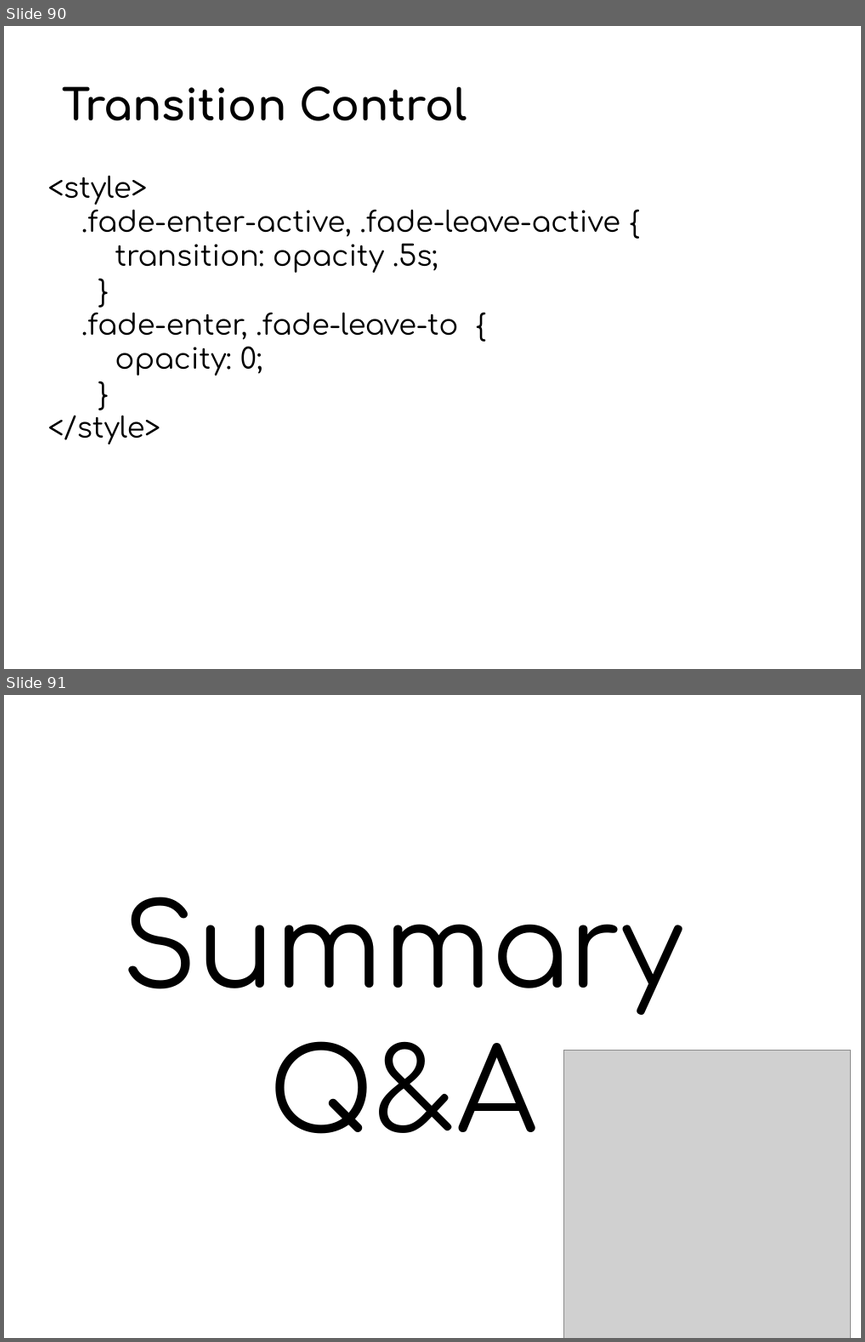
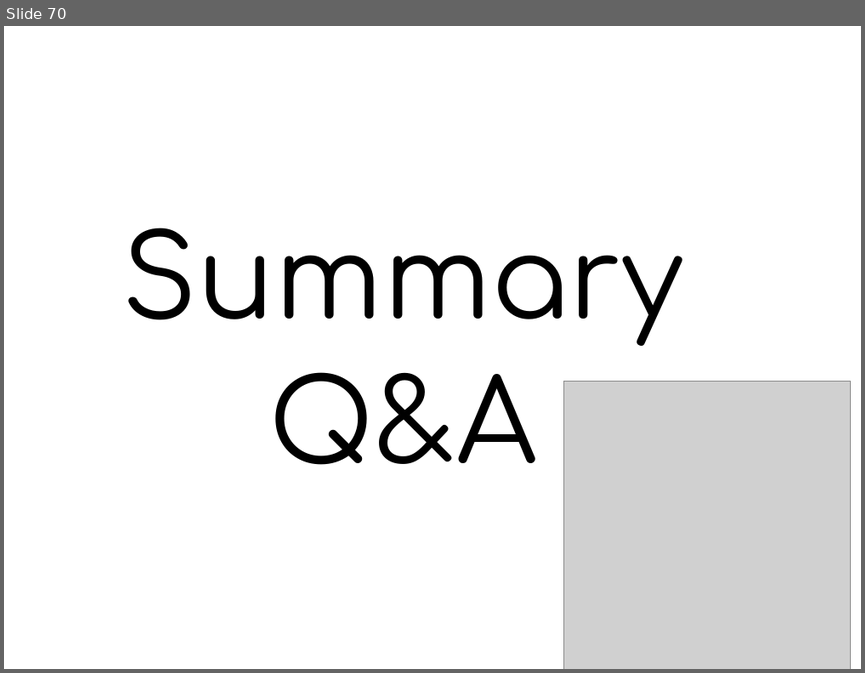
Before and after one commit to auzadventure/vue-beginner, a slide deck: SG - Lionel - Vue.js Essential Training - v2.pptx. Shown one above the other, each under a label of ours: slides 90 and 91 before the commit, slide 70 after it. The pictures are 865x1342 and 865x673 pixels, drawn with LibreOffice and Linux fonts; fonts in the diff are those of the drawing; grey boxes stand for pictures. Boxes give left, top, right and bottom in pixels: in the first picture for what was removed or moved away, otherwise in the second. Text is boxed around its words. In the diff, an @@ line names an element or a change of style, - is before the commit and + after.

```diff
--- a/SG - Lionel - Vue.js Essential Training - v2.pptx
+++ b/SG - Lionel - Vue.js Essential Training - v2.pptx
@@ slide 90 removed at (x1=4, y1=26, x2=861, y2=669), background #FFFFFF @@
@@ title removed at (x1=63, y1=86, x2=466, y2=121) @@
-Transition Control
@@ text removed at (x1=48, y1=175, x2=620, y2=444) @@
-<style>
-.fade-enter-active, .fade-leave-active {
-transition: opacity .5s;
-}
-.fade-enter, .fade-leave-to {
-opacity: 0;
-}
-</style>
@@ what was slide 91 is now slide 70 @@
```
Also in this commit, not shown: 1 slide changed, 20 other slides removed, 13 other files.
